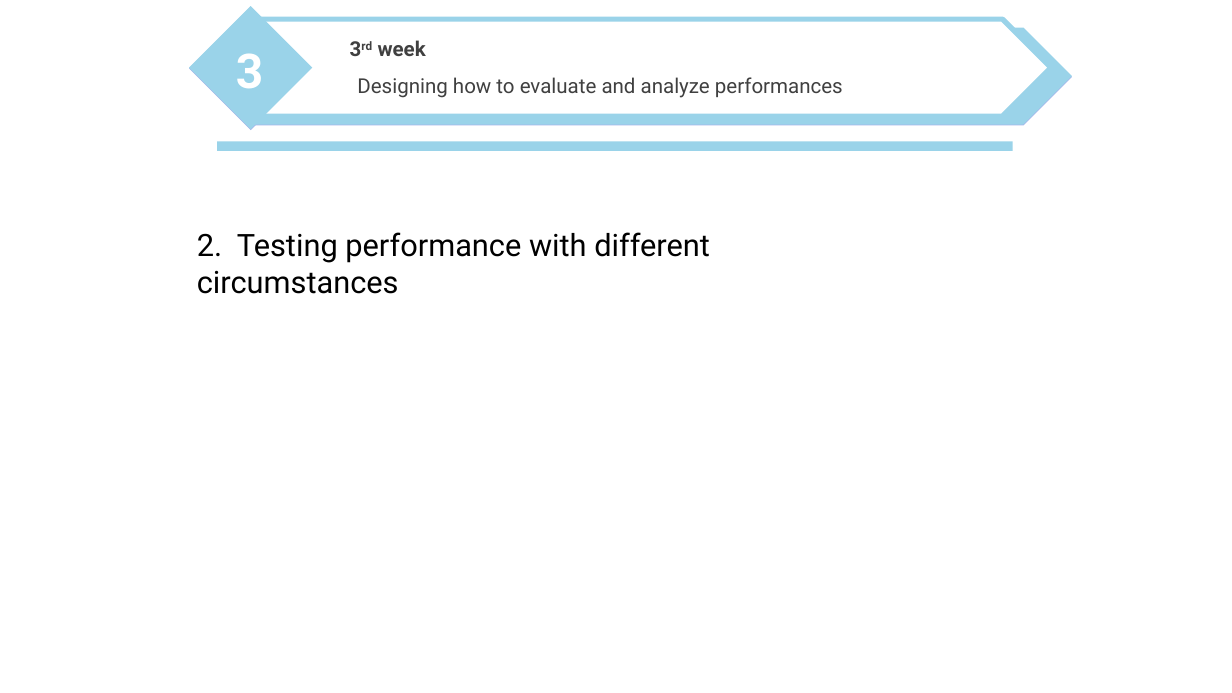
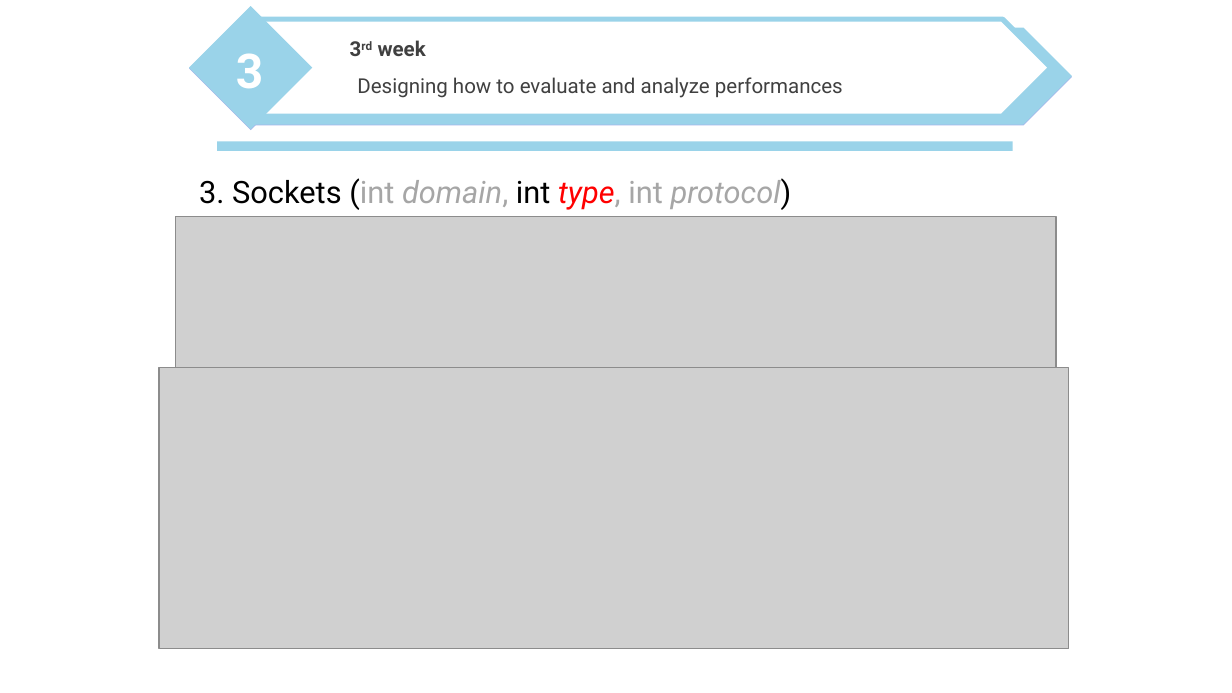
Before and after one commit to nicesick/Prototyping-Delay-Aware-V2X-Safe-Communications, a slide deck: slide 51 of presentation/presentation_1.pptx (slide 47 before the commit). Drawn at 1232x693 pixels with LibreOffice and Linux fonts; fonts in the diff are those of the drawing; grey boxes stand for pictures; background and template pictures are left out. Boxes give left, top, right and bottom in pixels: in the first picture for what was removed or moved away, otherwise in the second. Text is boxed around its words. In the diff, an @@ line names an element or a change of style, - is before the commit and + after.

```diff
--- a/presentation/presentation_1.pptx
+++ b/presentation/presentation_1.pptx
@@ text added at <box>199,178,792,210</box>, 18 pt, text #A6A6A6 @@
+3. Sockets (int domain, int type, int protocol)
@@ picture added at <box>176,217,1057,372</box> @@
@@ text removed at <box>197,232,710,294</box> @@
-2. Testing performance with different circumstances
@@ picture added at <box>159,368,1069,649</box> @@
```
Also in this commit, not shown: 5 other slides changed, 3 slides added, 1 slide removed, 1 other file.
